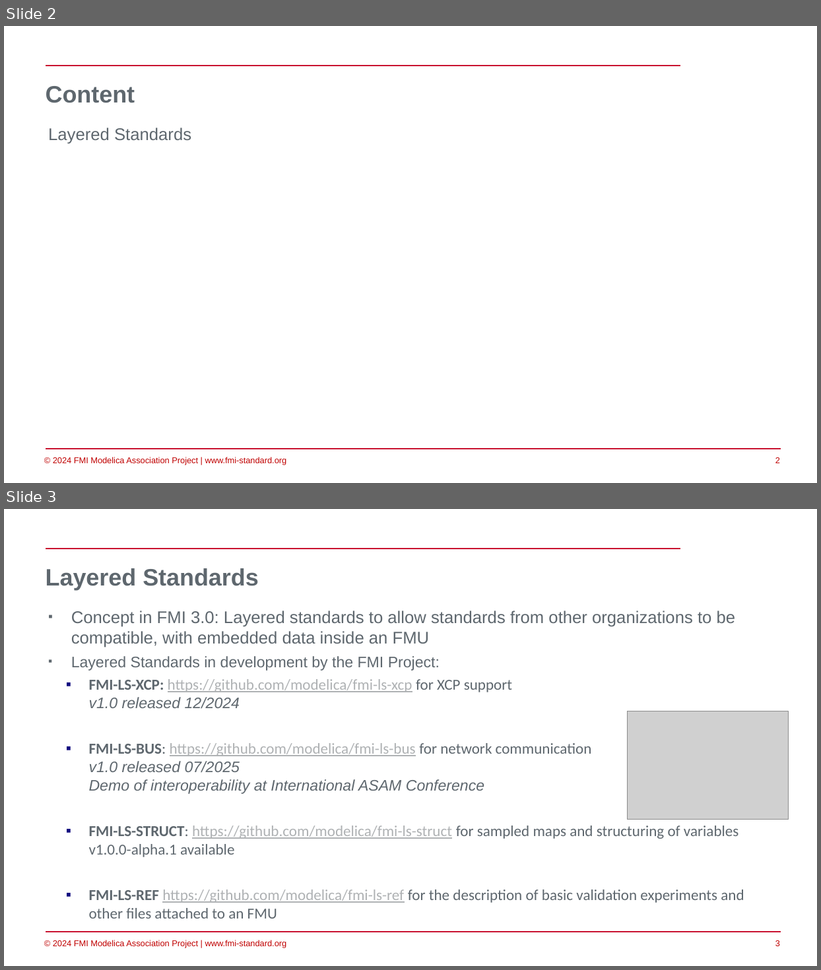
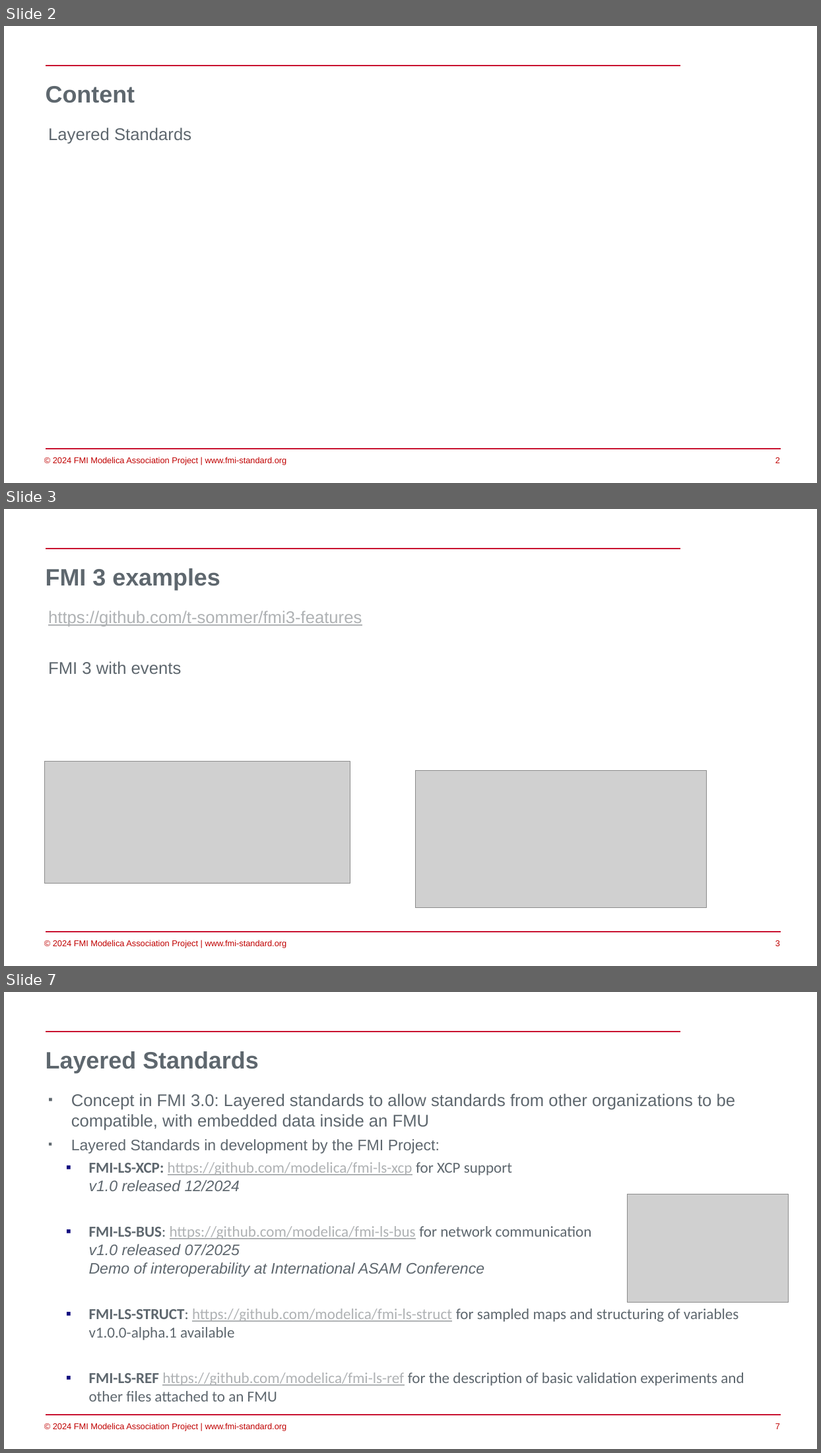
Before and after one commit to modelica/fmi-beginners-tutorial-2025, a slide deck: part4/FMI-overall.pptx. Shown one above the other, each under a label of ours: slides 2 and 3 before the commit, slides 2, 3 and 7 after it; the slides between them are not shown. The pictures are 821x970 and 821x1453 pixels, drawn with LibreOffice and Linux fonts; fonts in the diff are those of the drawing; grey boxes stand for pictures; background and template pictures are left out. Boxes give left, top, right and bottom in pixels: in the first picture for what was removed or moved away, otherwise in the second. Text is boxed around its words. In the diff, an @@ line names an element or a change of style, - is before the commit and + after.

Commit message:
move FMI 3 examples to part 4

```diff
--- a/part4/FMI-overall.pptx
+++ b/part4/FMI-overall.pptx
@@ slide 3 added at [4, 509, 817, 966], background #FFFFFF; not listed: 4 template elements that a slide beside it also shows @@
@@ title added at [46, 568, 220, 590], 28 pt, text #5E676E, bold @@
+FMI 3 examples
@@ text added at [48, 611, 362, 674], 20 pt, text #AFB2B4, underline @@
+https://github.com/t-sommer/fmi3-features
+FMI 3 with events
@@ picture added at [45, 762, 350, 883] @@
@@ picture added at [416, 770, 708, 908] @@
@@ what was slide 3 is now slide 7 @@
@@ page number at [776, 1424, 780, 1430]: text changed @@
-3
+7
```
Also in this commit, not shown: 1 slide changed, 3 other slides added, 1 other file.
